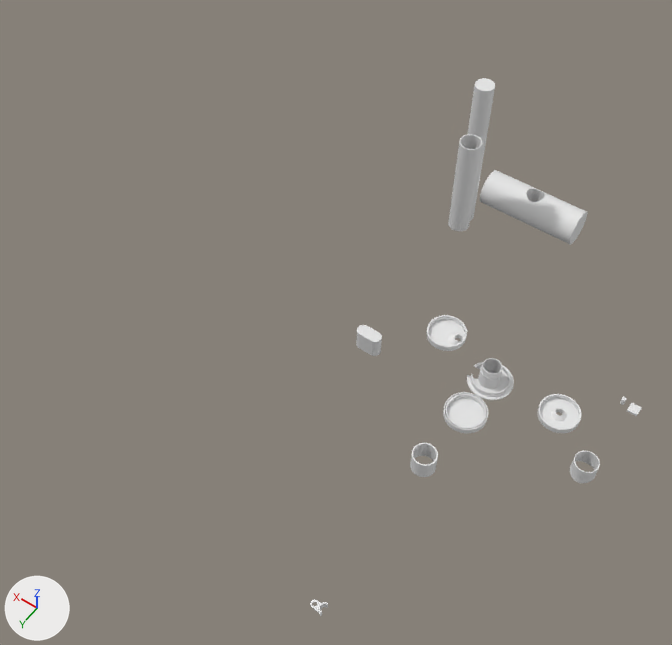
A saved change to the Blender file hydroponic-fittings/hydroponic-fittings.blend.
The view is the same before and after, from a 50 mm camera at (-475.0, 1358.0, 2014.0) aimed at (407.0, 123.0, 73.0). Arrows for +X, +Y and +Z are at lower left; the lights stay in place.

The first picture shows '108-OD', '2-inch-OD', '2in-pipe', 'Cube', 'cap-4in', 'cap-lid', 'cap-offset', 'cap-wide', 'flange', 'float-mount', 'station', 'station.001'.
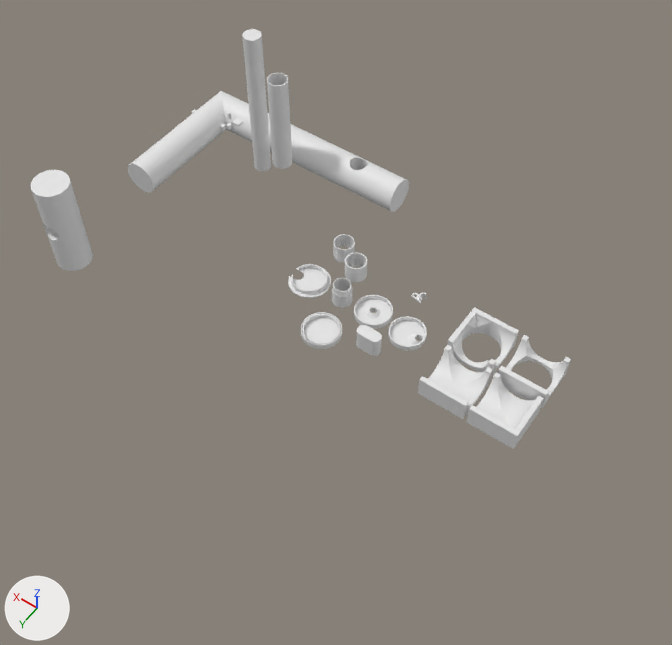
Commit message: autosync 4 inch join pipes

The change, as a diff of the scene's bpy script:
```diff
--- a/hydroponic-fittings/hydroponic-fittings.blend.py
+++ b/hydroponic-fittings/hydroponic-fittings.blend.py
@@ ob_cap_lid @@
 ob_cap_lid = bpy.data.objects.new('cap-lid', me_circle_007)
-ob_cap_lid.location = (0.0, 0.0, 0.0)
+ob_cap_lid.location = (587.0, 0.0, 0.0)
 ob_cap_lid.scale = (52.0, 52.0, 1.0)
@@ ob_mount_hole @@
 ob_mount_hole = bpy.data.objects.new('mount-hole', me_cylinder_003)
-ob_mount_hole.location = (-325.0, 0.0, 194.0)
+ob_mount_hole.location = (1069.0, -255.0, 194.0)
 ob_mount_hole.scale = (1.0, 1.0, 2.24)
@@ ob_float_mount @@
 ob_float_mount = bpy.data.objects.new('float-mount', me_circle_006)
-ob_float_mount.location = (0.0, 749.0, 0.0)
+ob_float_mount.location = (296.0, -128.0, 0.0)
 ob_float_mount.scale = (52.0, 52.0, 1.0)
@@ ob_cap_offset @@
 ob_cap_offset = bpy.data.objects.new('cap-offset', me_circle_005)
-ob_cap_offset.location = (147.0, 9.0, 89.0)
+ob_cap_offset.location = (261.0, 9.0, 0.0)
 ob_cap_offset.scale = (52.0, 52.0, 1.0)
@@ ob_cap_wide @@
 ob_cap_wide = bpy.data.objects.new('cap-wide', me_circle_004)
-ob_cap_wide.location = (-191.0, 0.0, 0.0)
+ob_cap_wide.location = (378.0, 0.0, 0.0)
 ob_cap_wide.scale = (52.0, 52.0, 1.0)
@@ ob_cap_4in @@
 ob_cap_4in = bpy.data.objects.new('cap-4in', me_circle_002)
-ob_cap_4in.location = (4.0, 136.0, 0.0)
+ob_cap_4in.location = (456.0, 136.0, 0.0)
 ob_cap_4in.scale = (52.0, 52.0, 1.0)
@@ ob_station_001 @@
 ob_station_001 = bpy.data.objects.new('station.001', me_circle_001)
-ob_station_001.location = (0.0, 332.0, 34.0)
+ob_station_001.location = (480.0, -75.0, 34.0)
 ob_station_001.scale = (0.542, 0.542, 0.542)
@@ ob_2_inch_od @@
 ob_2_inch_od = bpy.data.objects.new('2-inch-OD', me_cylinder_002)
-ob_2_inch_od.location = (391.0, -544.0, -66.0)
+ob_2_inch_od.location = (1041.0, -355.0, -66.0)
@@ ob_2in_pipe @@
 ob_2in_pipe = bpy.data.objects.new('2in-pipe', me_cylinder_001)
-ob_2in_pipe.location = (332.0, -382.0, 66.0)
+ob_2in_pipe.location = (906.0, -294.0, 66.0)
@@ ob_108_od @@
 ob_108_od = bpy.data.objects.new('108-OD', me_cylinder)
-ob_108_od.location = (216.0, -642.0, -9.0)
-ob_108_od.rotation_euler = (0.0, 1.571, 0.0)  # degrees (0, 90, 0)
+ob_108_od.location = (1275.0, 272.0, 57.0)
+ob_108_od.rotation_euler = (0.0, 0.0, -1.571)  # degrees (0, 0, -90)
@@ ob_flange @@
 ob_flange = bpy.data.objects.new('flange', me_circle_003)
-ob_flange.location = (0.0, 1.0, 0.0)
+ob_flange.location = (470.0, 1.0, 0.0)
 ob_flange.scale = (0.98, 0.98, 0.98)
@@ ob_station @@
 ob_station = bpy.data.objects.new('station', me_circle)
-ob_station.location = (-319.0, 125.0, 84.0)
+ob_station.location = (550.0, -117.0, 84.0)
 ob_station.rotation_euler = (0.0, 3.142, 0.0)  # degrees (0, 180, 0)
@@ ob_cube @@
 ob_cube = bpy.data.objects.new('Cube', me_cube)
-ob_cube.location = (-355.0, -1.0, 182.0)
+ob_cube.location = (1039.0, -256.0, 182.0)
 ob_cube.scale = (0.49, 0.49, 0.118)
@@ ob_4inpipe @@
+ob_4inpipe = bpy.data.objects.new('4inPipe', me_cylinder_005)  # 424 vertices, 278 faces; spans x -54.0..54.0, y -54.0..406.0, z -154.0..602.0
+ob_4inpipe.location = (727.0, -446.0, -9.0)
+ob_4inpipe.rotation_euler = (0.0, 1.571, 0.0)  # degrees (0, 90, 0)
@@ ob_join_90_drain @@
+ob_join_90_drain = bpy.data.objects.new('join.90.drain', me_cube_009)  # 285 vertices, 152 faces; spans x -1.0..1.0, y -1.0..1.0, z 0.0..0.92
+ob_join_90_drain.location = (72.0, -75.0, 0.0)
+ob_join_90_drain.scale = (67.8, 67.8, 67.8)
@@ ob_toin_t_drain @@
+ob_toin_t_drain = bpy.data.objects.new('toin.T.drain', me_cube_008)  # 317 vertices, 174 faces; spans x -0.96..1.04, y -1.03..0.97, z -0.03..0.89
+ob_toin_t_drain.location = (-80.0, -69.0, 0.0)
+ob_toin_t_drain.rotation_euler = (0.0, 0.0, -1.571)  # degrees (0, 0, -90)
+ob_toin_t_drain.scale = (67.8, 67.8, 67.8)
@@ ob_join_t @@
+ob_join_t = bpy.data.objects.new('join.T', me_cube_007)  # 142 vertices, 88 faces; spans x -1.0..1.0, y -1.0..1.0, z 0.0..0.92
+ob_join_t.location = (65.0, 75.0, 0.0)
+ob_join_t.rotation_euler = (0.0, 0.0, -1.571)  # degrees (0, 0, -90)
+ob_join_t.scale = (67.8, 67.8, 67.8)
@@ ob_join_90 @@
+ob_join_90 = bpy.data.objects.new('join.90', me_cube_001)  # 107 vertices, 71 faces; spans x -1.0..1.0, y -1.0..1.0, z 0.0..0.92
+ob_join_90.location = (-82.0, 78.0, 0.0)
+ob_join_90.rotation_euler = (0.0, 0.0, -3.142)  # degrees (0, 0, -180)
+ob_join_90.scale = (67.8, 67.8, 67.8)
```

Boxes [x1, y1, x2, y2] around the edits, measured in the pictures (672 x 645 px):
'4inPipe', added
    after: [128, 91, 409, 212]
'108-OD', moved, turned
    before: [480, 170, 588, 245]
    after: [30, 170, 93, 271]
'2in-pipe', moved
    before: [448, 134, 482, 231]
    after: [267, 73, 292, 169]
'2-inch-OD', moved
    before: [467, 78, 495, 221]
    after: [242, 29, 271, 172]
'join.90', added
    after: [466, 372, 544, 449]
'join.T', added
    after: [418, 345, 493, 419]
'cap-4in', moved
    before: [443, 392, 488, 433]
    after: [301, 312, 342, 349]
'cap-wide', moved
    before: [538, 394, 581, 433]
    after: [354, 295, 393, 329]
'cap-offset', moved
    before: [426, 315, 467, 351]
    after: [388, 316, 427, 351]
'join.90.drain', added
    after: [447, 307, 519, 377]
'toin.T.drain', added
    after: [498, 335, 571, 408]
'cap-lid', moved
    before: [467, 362, 514, 400]
    after: [288, 264, 331, 298]
'station.001', moved
    before: [410, 443, 438, 477]
    after: [345, 252, 367, 282]
'flange', moved
    before: [478, 358, 502, 389]
    after: [332, 278, 353, 308]
'station', moved
    before: [570, 451, 600, 483]
    after: [333, 234, 355, 262]
'float-mount', moved
    before: [310, 599, 328, 616]
    after: [412, 293, 426, 303]
'Cube', moved
    before: [627, 403, 641, 416]
    after: [232, 118, 244, 127]
'mount-hole', moved
    before: [620, 397, 626, 405]
    after: [228, 112, 231, 119]
